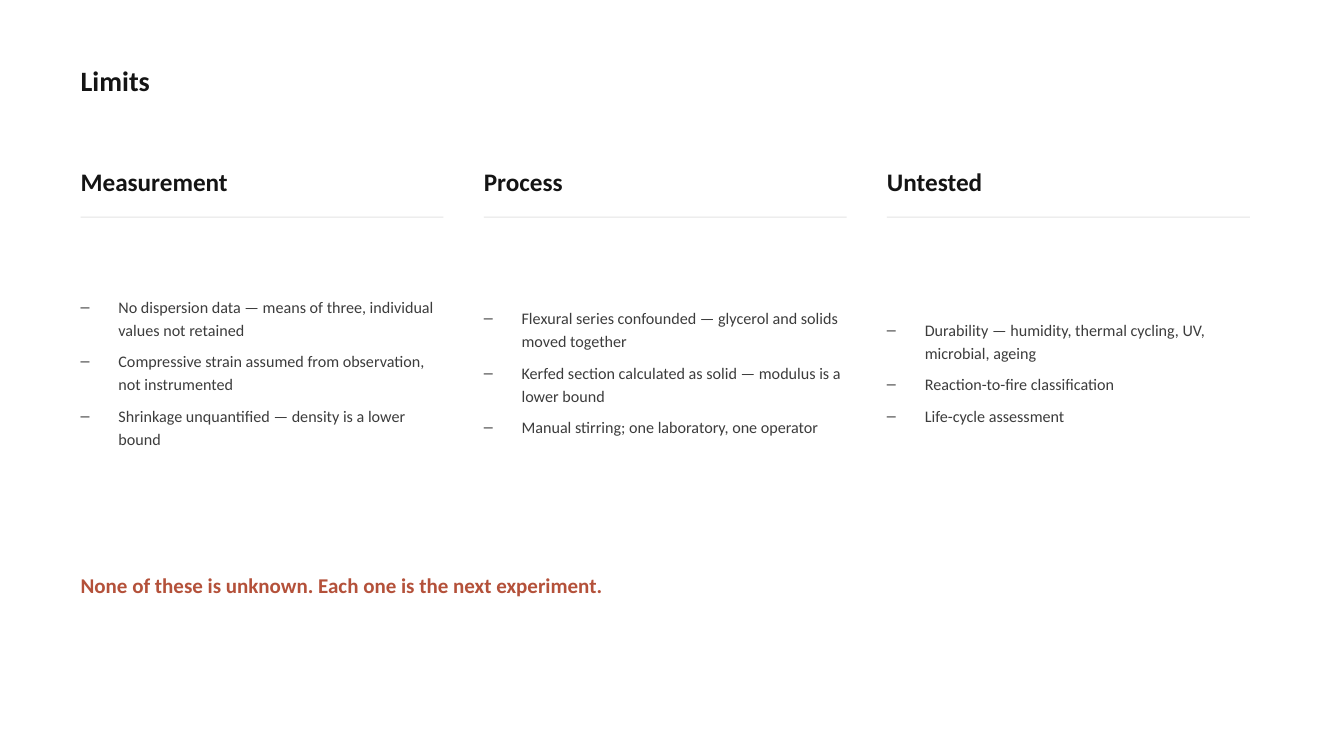
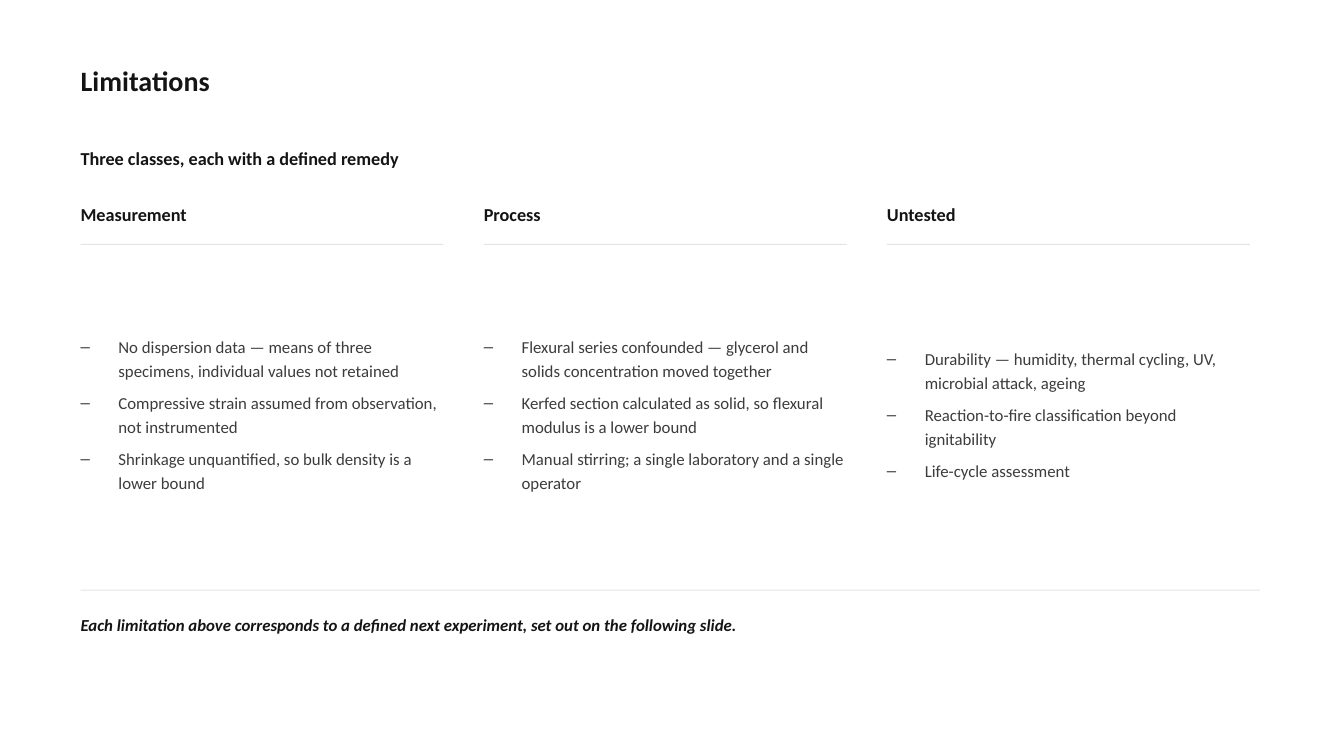
Before and after one commit to bunal91/sanat-ve-mekan, a slide deck: slide 26 of konferans-bildirisi/06-sunum/ICSMMEP26_Presentation_Unal.pptx (slide 24 before the commit). Drawn at 1344x756 pixels with LibreOffice and Linux fonts; fonts in the diff are those of the drawing. Boxes give left, top, right and bottom in pixels: in the first picture for what was removed or moved away, otherwise in the second. Text is boxed around its words. In the diff, an @@ line names an element or a change of style, - is before the commit and + after.

```diff
--- a/konferans-bildirisi/06-sunum/ICSMMEP26_Presentation_Unal.pptx
+++ b/konferans-bildirisi/06-sunum/ICSMMEP26_Presentation_Unal.pptx
@@ text at <box>81,71,210,92</box>: text changed @@
-Limits
+Limitations
@@ text added at <box>81,152,399,168</box>, 13 pt, text #141414, bold @@
+Three classes, each with a defined remedy
@@ text "Measurement": place and size @@
-text "Measurement" at <box>81,174,228,191</box>
+text "Measurement" at <box>81,209,187,221</box>
@@ text "Process": place and size @@
-text "Process" at <box>484,174,563,191</box>
+text "Process" at <box>484,209,541,221</box>
@@ size 18 to 13 pt in 3 elements at <box>81,209,187,221</box>, <box>484,209,541,221</box>, <box>887,208,956,221</box> @@
@@ text "Untested": place and size @@
-text "Untested" at <box>887,173,982,191</box>
+text "Untested" at <box>887,208,956,221</box>
@@ text "No dispersion data — means ...": place and size @@
-text "No dispersion data — means ..." at <box>118,302,434,445</box>
+text "No dispersion data — means ..." at <box>118,341,437,489</box>
@@ text "Durability — humidity, thermal cycling, ...": place and size @@
-text "Durability — humidity, thermal cycling, ..." at <box>925,325,1205,425</box>
+text "Durability — humidity, thermal cycling, ..." at <box>925,353,1216,480</box>
@@ 3 rectangles: place and size @@
-3 rectangles at <box>81,217,1250,218</box>
+3 rectangles at <box>81,244,1250,245</box>
@@ text at <box>118,341,399,380</box>: text changed; size 11.5 to 12 pt @@
-– No dispersion data — means of three, individual values not retained
+– No dispersion data — means of three specimens, individual values not retained
@@ text at <box>522,341,843,492</box>: text changed; size 11.5 to 12 pt @@
-– Flexural series confounded — glycerol and solids moved together
-– Kerfed section calculated as solid — modulus is a lower bound
-– Manual stirring; one laboratory, one operator
+– Flexural series confounded — glycerol and solids concentration moved together
+– Kerfed section calculated as solid, so flexural modulus is a lower bound
+– Manual stirring; a single laboratory and a single operator
@@ text at <box>925,353,1216,448</box>: text changed; size 11.5 to 12 pt @@
-– Durability — humidity, thermal cycling, UV, microbial, ageing
-– Reaction-to-fire classification
+– Durability — humidity, thermal cycling, UV, microbial attack, ageing
+– Reaction-to-fire classification beyond ignitability
@@ text at <box>118,397,437,433</box>: size 11.5 to 12 pt in "Compressive strain assumed from observation, not instrumente ..."; line spacing 16.5pt to 17pt @@
@@ text at <box>118,453,412,489</box>: text changed; size 11.5 to 12 pt @@
-– Shrinkage unquantified — density is a lower bound
+– Shrinkage unquantified, so bulk density is a lower bound
@@ text at <box>925,465,1070,480</box>: size 11.5 to 12 pt in "Life-cycle assessment"; line spacing 16.5pt to 17pt @@
@@ text removed at <box>81,578,602,597</box> @@
-None of these is unknown. Each one is the next experiment.
@@ rectangle added at <box>81,590,1260,591</box>, fill #E4E4E4 @@
@@ text added at <box>81,619,736,634</box>, 12 pt, text #141414, bold, italic @@
+Each limitation above corresponds to a defined next experiment, set out on the following slide.
```
Also in this commit, not shown: 20 other slides changed, 8 slides added, 6 slides removed, 4 other files.
